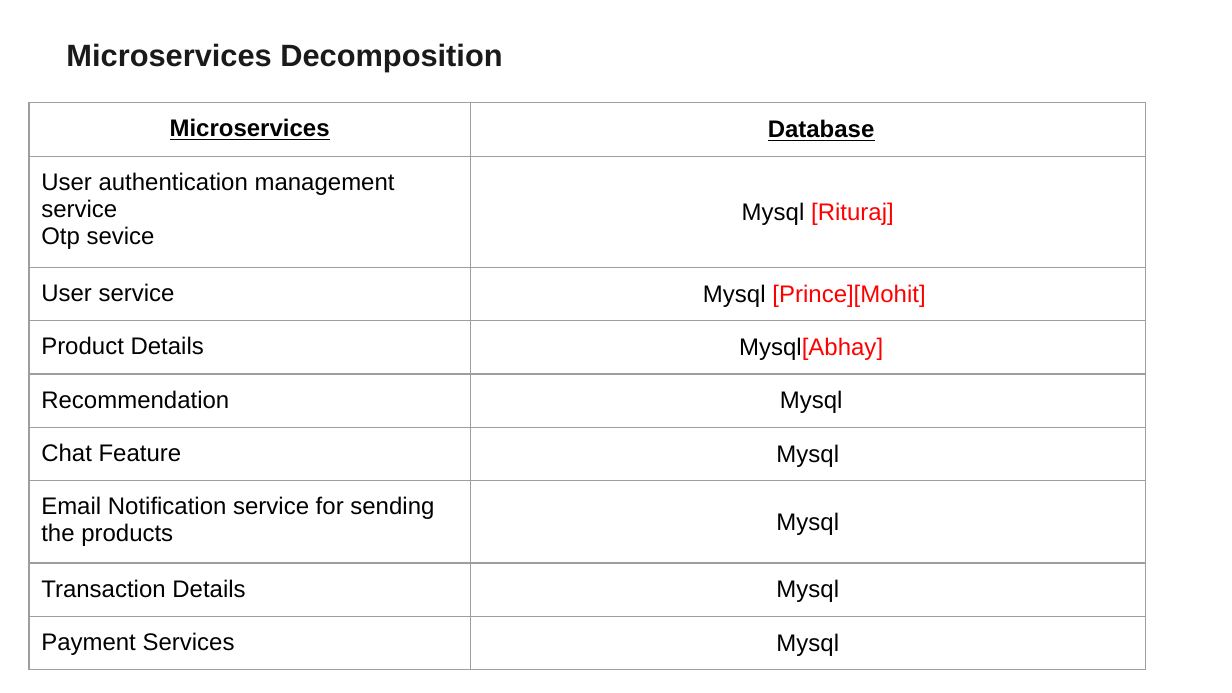
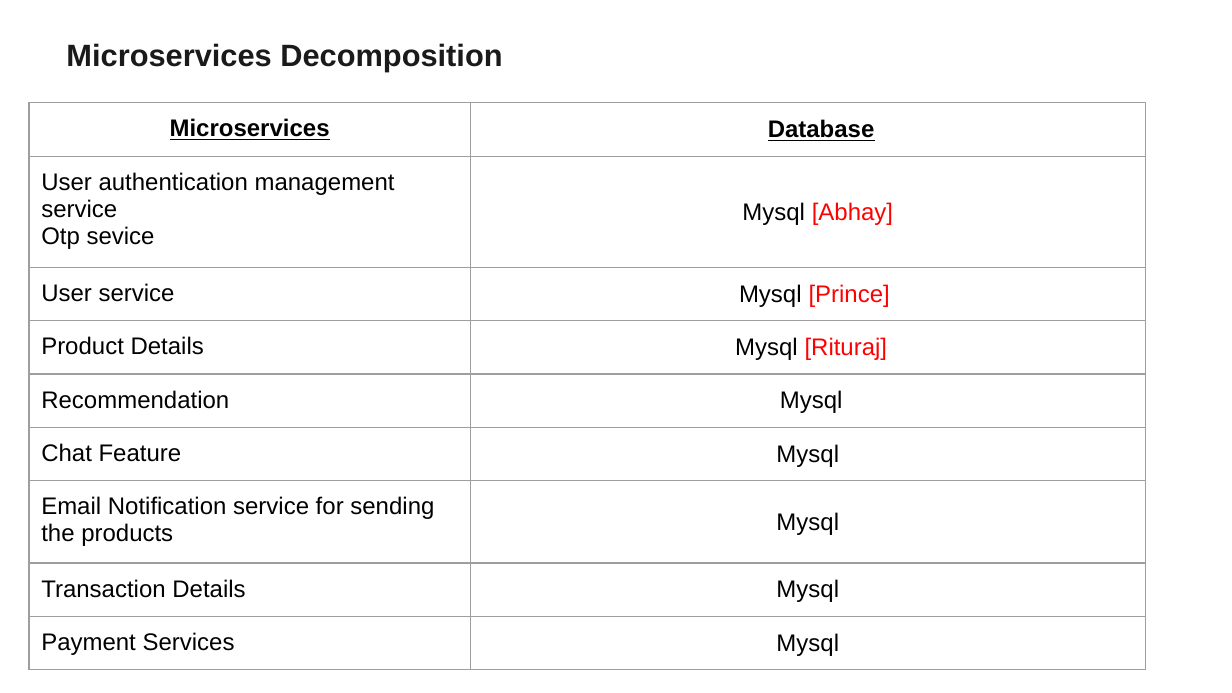
Before and after one commit to abhaykumar789/ecommerce, a slide deck: slide 16 of ppt/Product 1 (1).pptx. Drawn at 1232x693 pixels with LibreOffice and Linux fonts; fonts in the diff are those of the drawing. Boxes give left, top, right and bottom in pixels: in the first picture for what was removed or moved away, otherwise in the second. Text is boxed around its words. In the diff, an @@ line names an element or a change of style, - is before the commit and + after.

```diff
--- a/ppt/Product 1 (1).pptx
+++ b/ppt/Product 1 (1).pptx
@@ table at [30,102,1146,670] @@
-row 2, column 2: Mysql [Rituraj]
+row 2, column 2: Mysql [Abhay]
-row 3, column 2: Mysql [Prince][Mohit]
+row 3, column 2: Mysql [Prince]
-row 4, column 2: Mysql[Abhay]
+row 4, column 2: Mysql [Rituraj]
```
Also in this commit, not shown: 2 other slides changed, 1 slide added, 3 other files.
